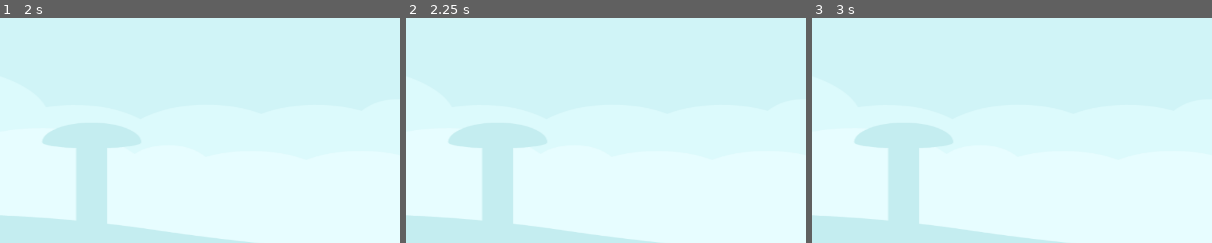
Above: before the commit, frames 1-3 (left to right).
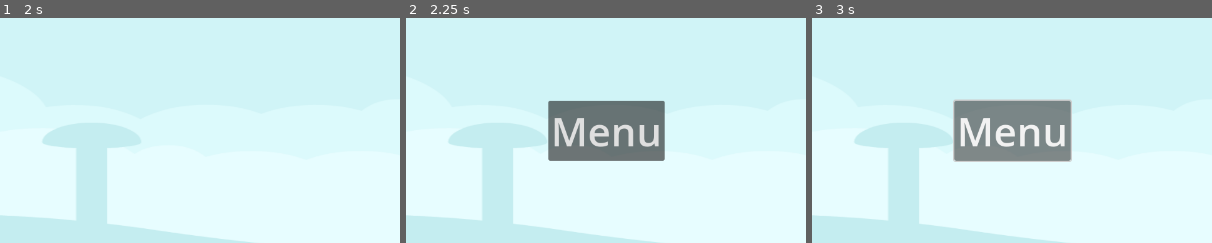
Above: after the commit, the same moments.

Repository: bsu-cs315/P1-Weaver
Game: Godot game, scene res://src/Level.tscn
Two runs of this game, one before a commit and one after it. Both use one fixed random seed, a clock stepped at 60 frames per second and the inputs below.
Inputs (mouse positions are % of the whole screen's width and height, from its top left):
- Up to frame 1 (2 s): move the mouse to (72, 45) at 0.52 s; hold R (new_ball) 0.53-1.28 s; tap Enter at 1.25 s; move the mouse to (30, 55) at 1.27 s; click (30, 55) at 1.35 s; tap R (new_ball) at 1.55 s
- Up to frame 2 (2.25 s): move the mouse to (60, 28) at 2.02 s; hold R (new_ball) from 2.03 s (still down)
- Up to frame 3 (3 s): release R (new_ball) at 2.75 s; click (50, 52) at 2.75 s, where only the run after the commit has a clickable "Menu"
The pictures show only the part of the screen within x 25-75%, y 27-77%; the shares and areas given below are measured in that part.

Frame 1 is identical in both runs. In frame 2, 7.8% of the frame differs, in the area x 35-65%, y 36-64%; in frame 3, 7.1%.

Commit message:
Add back to menu button after game

Diff:
--- a/project/Menu.gd
+++ b/project/Menu.gd
@@ -2,7 +2,7 @@
 
 
 func _ready():
-	#await get_tree().create_timer(1).timeout
+
 	var tween = get_tree().create_tween().set_trans(Tween.TRANS_BOUNCE).set_ease(Tween.EASE_IN_OUT)
 	tween.tween_property($TitleTextGods, "position", Vector2(637.5, 100), 1)
 
--- a/project/menu.tscn
+++ /dev/null
@@ -1,60 +0,0 @@
-[gd_scene load_steps=5 format=3 uid="uid://db2bnqdg3sesv"]
-
-[ext_resource type="Script" path="res://Menu.gd" id="1_fyuqa"]
-[ext_resource type="Texture2D" uid="uid://ba3nw3n84w42h" path="res://Assets/Images/GODS.png" id="2_bb33t"]
-[ext_resource type="Texture2D" uid="uid://4ftgprhg5wdu" path="res://Assets/Images/Green.png" id="3_r8phm"]
-[ext_resource type="Texture2D" uid="uid://cpispagobl3q3" path="res://Assets/Images/Earths.png" id="4_shifa"]
-
-[node name="Menu" type="Control"]
-layout_mode = 3
-anchors_preset = 15
-anchor_right = 1.0
-anchor_bottom = 1.0
-grow_horizontal = 2
-grow_vertical = 2
-script = ExtResource("1_fyuqa")
-
-[node name="MarginContainer" type="MarginContainer" parent="."]
-layout_mode = 1
-anchors_preset = 12
-anchor_top = 1.0
-anchor_right = 1.0
-anchor_bottom = 1.0
-offset_top = -196.0
-grow_horizontal = 2
-grow_vertical = 0
-theme_override_constants/margin_left = 20
-theme_override_constants/margin_top = 0
-theme_override_constants/margin_right = 20
-theme_override_constants/margin_bottom = 20
-
-[node name="VBoxContainer" type="VBoxContainer" parent="MarginContainer"]
-layout_mode = 2
-
-[node name="Play" type="Button" parent="MarginContainer/VBoxContainer"]
-layout_mode = 2
-theme_override_font_sizes/font_size = 64
-text = "Play"
-
-[node name="Quit" type="Button" parent="MarginContainer/VBoxContainer"]
-layout_mode = 2
-theme_override_font_sizes/font_size = 64
-text = "Quit"
-
-[node name="TitleTextGods" type="Sprite2D" parent="."]
-position = Vector2(637.5, 0)
-scale = Vector2(0.5, 0.5)
-texture = ExtResource("2_bb33t")
-
-[node name="TitleTextGreen" type="Sprite2D" parent="."]
-position = Vector2(637.5, 0)
-scale = Vector2(0.4, 0.4)
-texture = ExtResource("3_r8phm")
-
-[node name="TitleTextEarths" type="Sprite2D" parent="."]
-position = Vector2(637.5, 0)
-scale = Vector2(0.3, 0.3)
-texture = ExtResource("4_shifa")
-
-[connection signal="pressed" from="MarginContainer/VBoxContainer/Play" to="." method="_on_play_pressed"]
-[connection signal="pressed" from="MarginContainer/VBoxContainer/Quit" to="." method="_on_quit_pressed"]
--- a/project/src/Level.gd
+++ b/project/src/Level.gd
@@ -5,9 +5,11 @@
 var score = 0
 
 
+
 func _ready():
 	inst(Vector2(400,600))
-
+	var menuButton = $Hud/MenuButton
+	menuButton.visible = false
 
 func inst(pos):
 	if circleCounter > 0:
@@ -20,21 +22,35 @@
 		$Circle.connect("point_score", update_score)
 
 
+
 func update_score():
 	score += 100
 	$Hud/ScoreValue.text = str(score)
 
 
+
 func on_state_changed():
-	$Timer.start(5)
+	print ("hi")
+	$Timer.start(1)
+
 
 
 func _on_timer_timeout():
+	print ("hey")
 	remove_child($Circle)
 	inst(Vector2(400,600))
 
 func _input(event):
-	if circleCounter > 0:
-		if event.is_action_pressed("new_ball"):
+	if event.is_action_pressed("new_ball"):
+		if circleCounter > 0:
 			remove_child($Circle)
 			inst(Vector2(400,600))
+		else:
+			var menuButton = $Hud/MenuButton
+			menuButton.visible = true
+
+
+
+
+func _on_menu_button_pressed():
+	get_tree().change_scene_to_file("res://src/menu.tscn")
--- a/project/src/Level.tscn
+++ b/project/src/Level.tscn
@@ -55,15 +55,6 @@
 
 [node name="Hud" type="CanvasLayer" parent="."]
 
-[node name="ScoreLabel" type="Label" parent="Hud"]
-offset_left = 96.0
-offset_top = 64.0
-offset_right = 285.0
-offset_bottom = 155.0
-theme_override_font_sizes/font_size = 64
-text = "Score:"
-metadata/_edit_use_anchors_ = true
-
 [node name="ScoreValue" type="Label" parent="Hud"]
 offset_left = 286.0
 offset_top = 64.0
@@ -91,6 +82,30 @@
 text = "Ammo:"
 metadata/_edit_use_anchors_ = true
 
+[node name="MenuButton" type="Button" parent="Hud"]
+anchors_preset = 8
+anchor_left = 0.5
+anchor_top = 0.5
+anchor_right = 0.5
+anchor_bottom = 0.5
+offset_left = -89.0
+offset_top = -34.0
+offset_right = 97.0
+offset_bottom = 62.0
+grow_horizontal = 2
+grow_vertical = 2
+theme_override_font_sizes/font_size = 64
+text = "Menu"
+
+[node name="ScoreLabel" type="Label" parent="Hud"]
+offset_left = 96.0
+offset_top = 64.0
+offset_right = 285.0
+offset_bottom = 155.0
+theme_override_font_sizes/font_size = 64
+text = "Score:"
+metadata/_edit_use_anchors_ = true
+
 [node name="TextureRect" type="TextureRect" parent="."]
 show_behind_parent = true
 visibility_layer = 524288
@@ -106,3 +121,4 @@
 position = Vector2(101, 602)
 
 [connection signal="timeout" from="Timer" to="." method="_on_timer_timeout"]
+[connection signal="pressed" from="Hud/MenuButton" to="." method="_on_menu_button_pressed"]
